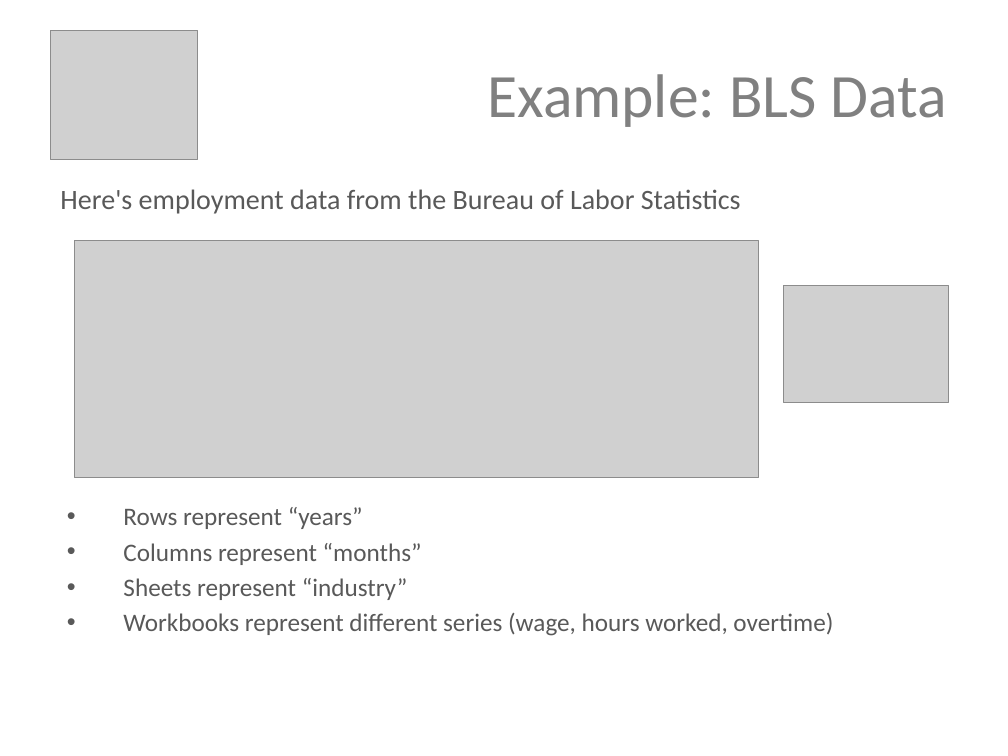
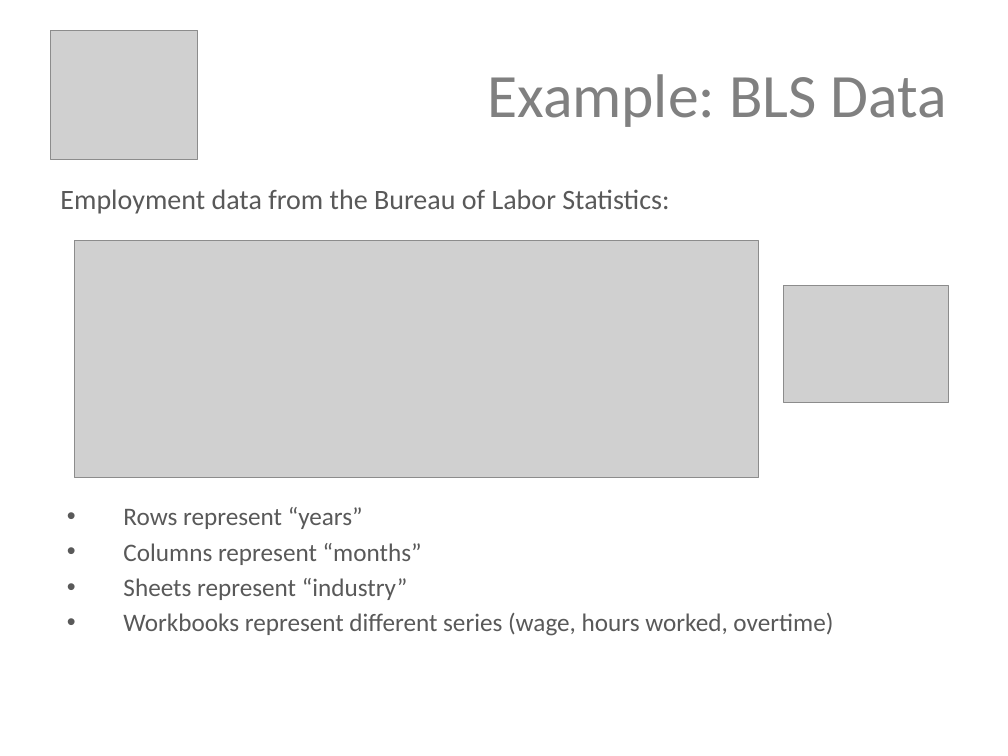
Before and after one commit to thedataincubator/excel-to-python, a slide deck: slide 3 of Excel Pain Points.pptx. Drawn at 1008x756 pixels with LibreOffice and Linux fonts; fonts in the diff are those of the drawing; grey boxes stand for pictures. Boxes give left, top, right and bottom in pixels: in the first picture for what was removed or moved away, otherwise in the second. Text is boxed around its words. In the diff, an @@ line names an element or a change of style, - is before the commit and + after.

```diff
--- a/Excel Pain Points.pptx
+++ b/Excel Pain Points.pptx
@@ text at <box>60,189,669,214</box>: text changed @@
-Here's employment data from the Bureau of Labor Statistics
+Employment data from the Bureau of Labor Statistics:
```
Also in this commit, not shown: 4 other slides changed, 1 other file.
